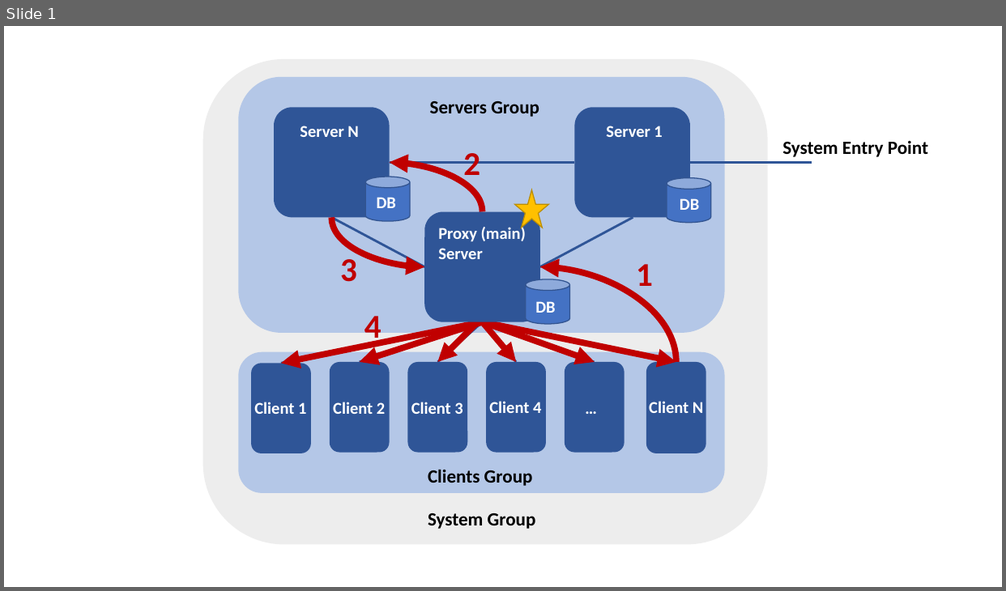
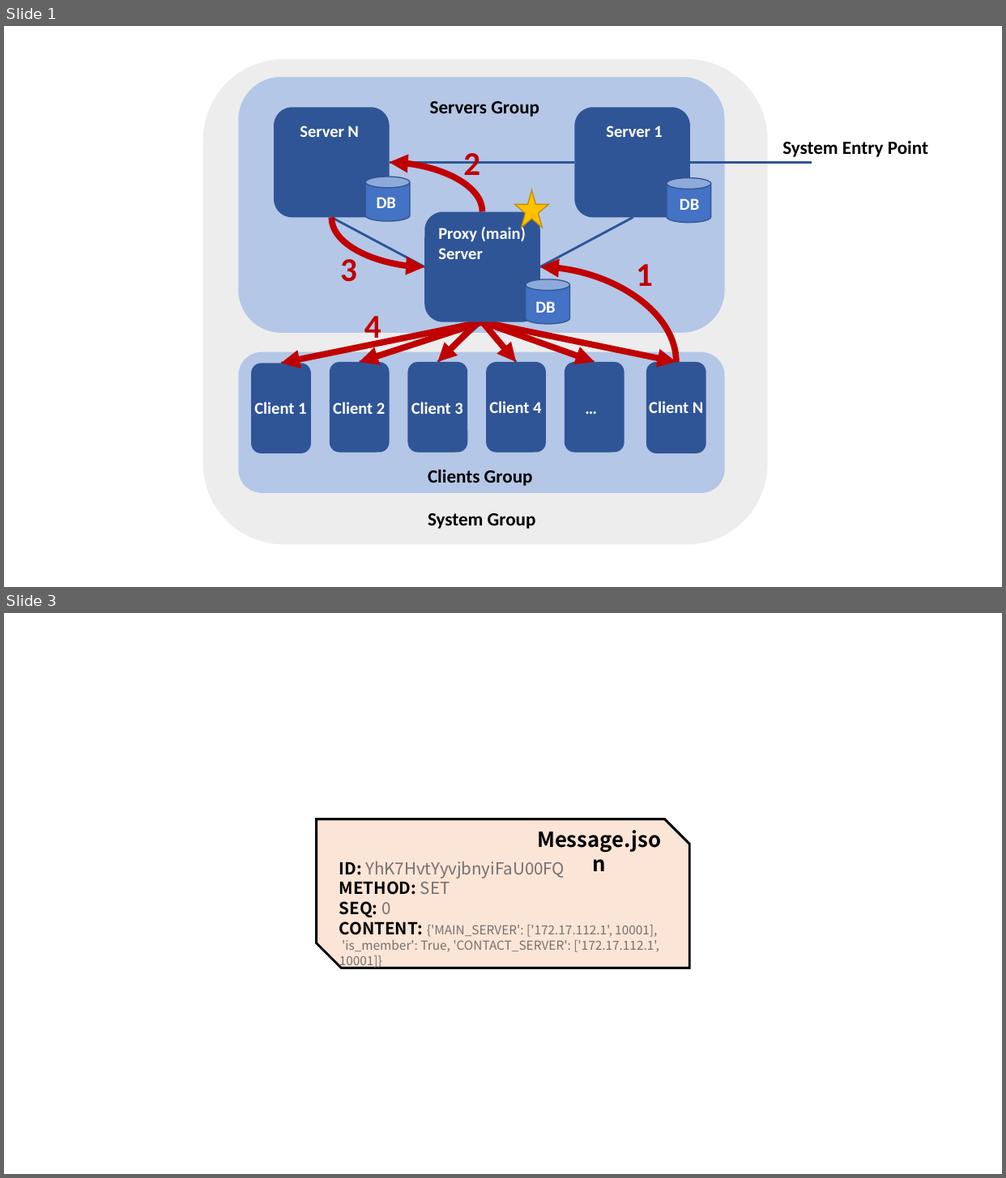
Before and after one commit to Lukasye/ds_project_ws2223_group3, a slide deck: Proposal/One Page/illustration.pptx. Shown one above the other, each under a label of ours: slide 1 before the commit, slides 1 and 3 after it; the slides between them are not shown. The pictures are 1006x591 and 1006x1178 pixels, drawn with LibreOffice and Linux fonts; fonts in the diff are those of the drawing. Boxes give left, top, right and bottom in pixels: in the first picture for what was removed or moved away, otherwise in the second. Text is boxed around its words. In the diff, an @@ line names an element or a change of style, - is before the commit and + after.

```diff
--- a/Proposal/One Page/illustration.pptx
+++ b/Proposal/One Page/illustration.pptx
@@ slide 3 added at bbox=[4, 613, 1002, 1174], background #FFFFFF @@
@@ snip diag rect added at bbox=[316, 820, 690, 969], fill #FBE5D6, outline #000000 2.25 pt @@
@@ text added at bbox=[537, 830, 661, 852], 20 pt, text #000000, bold @@
+Message.json
@@ text added at bbox=[339, 861, 659, 969], 12 pt, text #767171 @@
+ID: YhK7HvtYyvjbnyiFaU00FQ
+METHOD: SET
+SEQ: 0
+CONTENT: {'MAIN_SERVER': ['172.17.112.1', 10001],
+'is_member': True, 'CONTACT_SERVER': ['172.17.112.1', 10001]}
```
Also in this commit, not shown: 2 other slides added, 2 other files.
